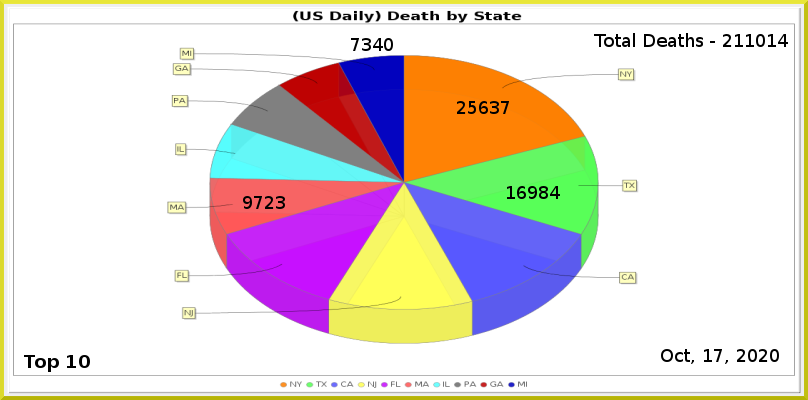
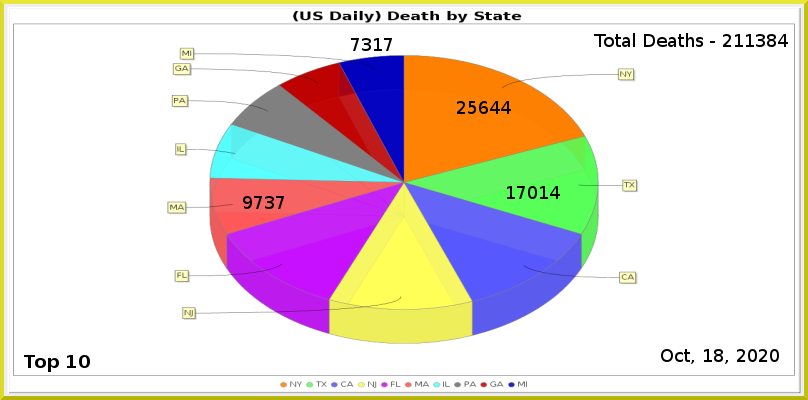
Comparing the layer stacks of the two 808×400 images. Changes:
painted on "Least" over box(373, 38, 393, 51)
painted on "MA" over box(265, 196, 285, 209)
painted on "CA" over box(517, 186, 548, 199)
painted on "NY" over box(490, 101, 511, 114)
renamed "Total Deaths - 211014" to "Total Deaths - 211384", painted on it over box(756, 34, 776, 47)
painted on "Current Date" over box(714, 349, 723, 362)
painted on "Death_by_State.png" over box(172, 47, 638, 343)
